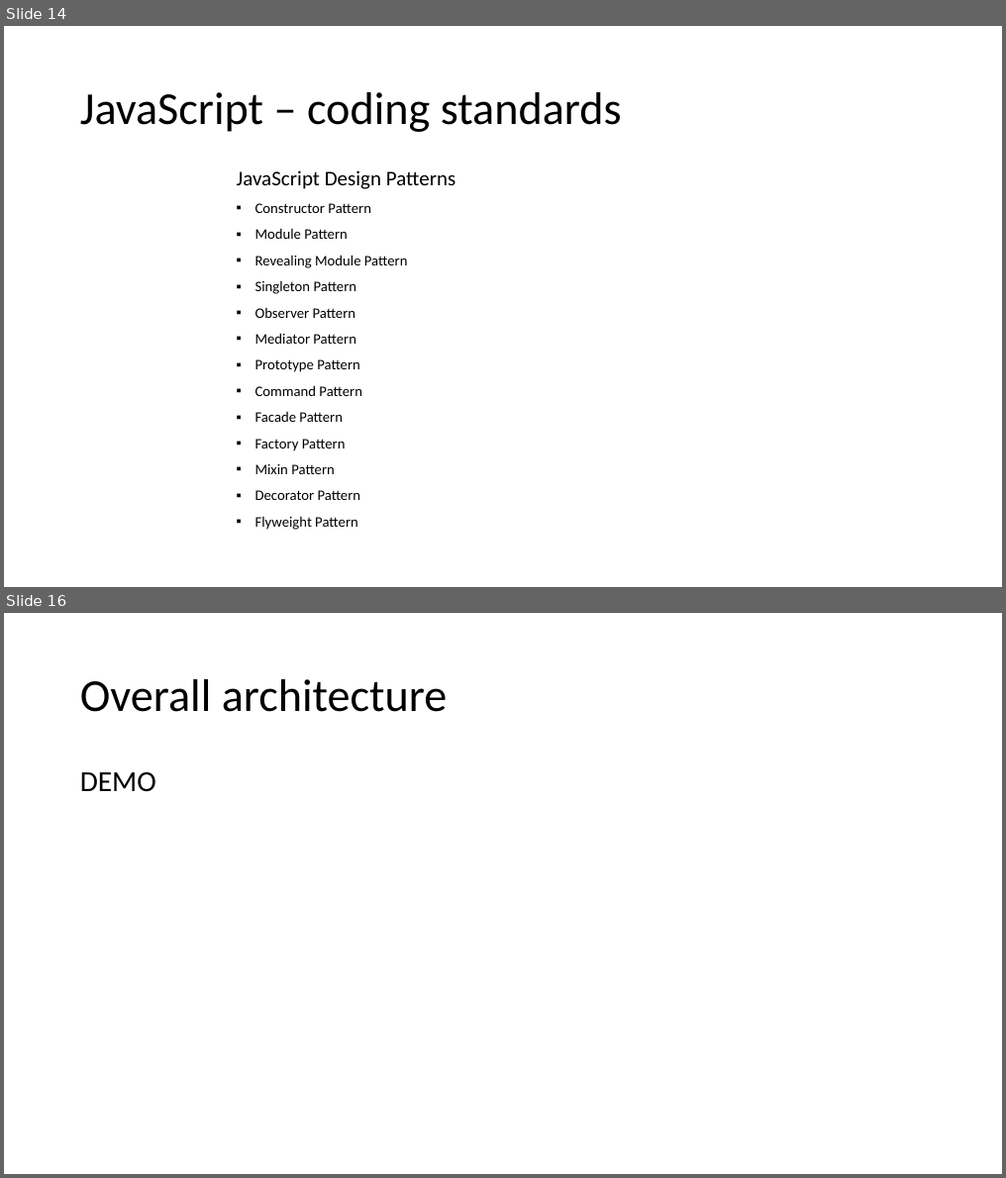
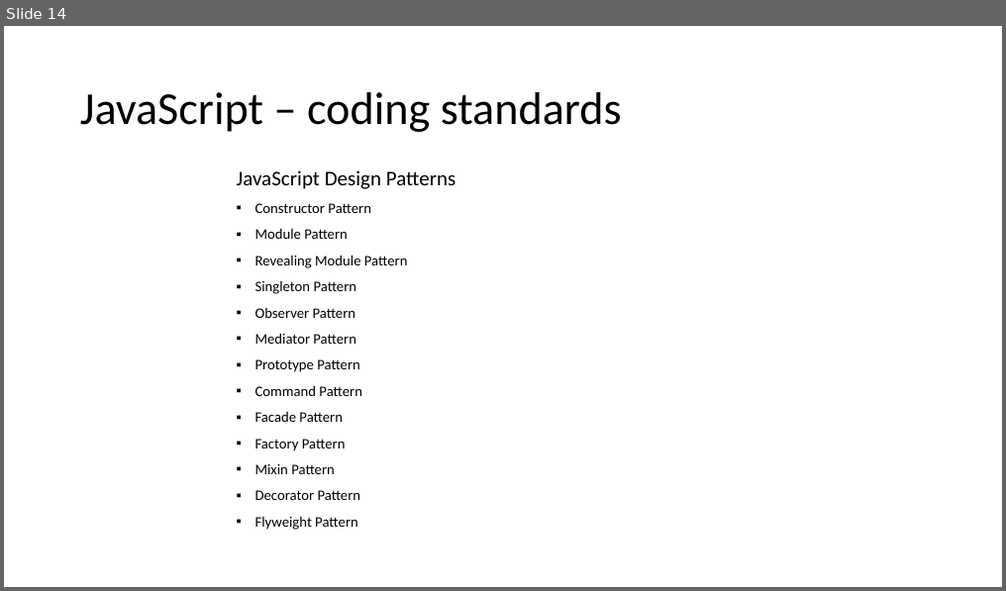
Before and after one commit to artuste/angularjs-json, a slide deck: doc/Presentation_Front_End.pptx. Shown one above the other, each under a label of ours: slides 14 and 16 before the commit, slide 14 after it; the slides between them are not shown. The pictures are 1006x1178 and 1006x591 pixels, drawn with LibreOffice and Linux fonts; fonts in the diff are those of the drawing; background and template pictures are left out. Boxes give left, top, right and bottom in pixels: in the first picture for what was removed or moved away, otherwise in the second. Text is boxed around its words. In the diff, an @@ line names an element or a change of style, - is before the commit and + after.

```diff
--- a/doc/Presentation_Front_End.pptx
+++ b/doc/Presentation_Front_End.pptx
@@ slide 16 removed at <box>4,613,1002,1174</box>, background #FFFFFF @@
@@ title removed at <box>80,679,448,712</box> @@
-Overall architecture
@@ text removed at <box>80,772,156,791</box> @@
-DEMO
```
Also in this commit, not shown: 2 slides changed.
